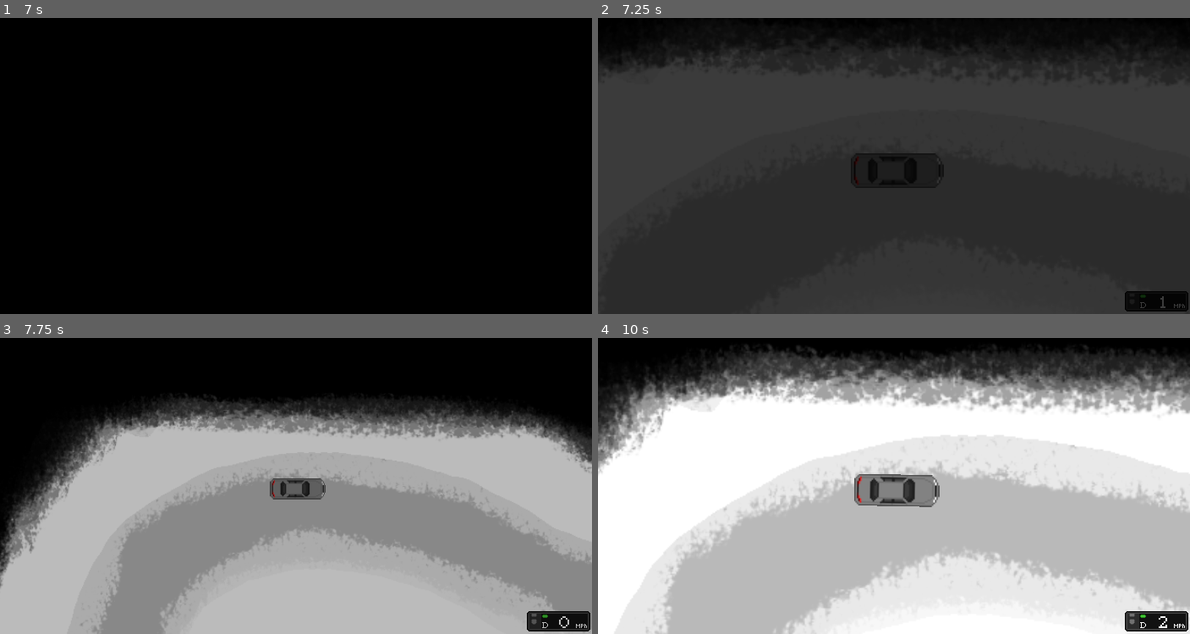
Above: before the commit, frames 1-4 (two rows, left to right).
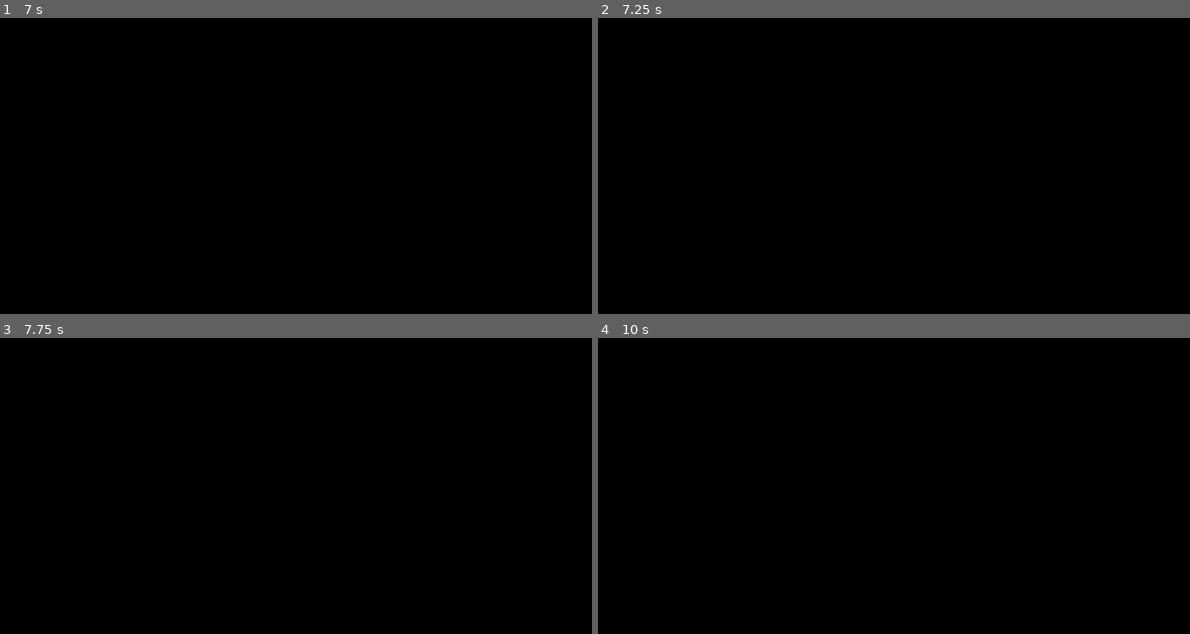
Above: after the commit, the same moments.

Repository: phc-s/artyc
Game: Godot game, scene res://Menu/Desktop/Menu.tscn
The game is run twice, just before and just after one commit, with the same random seed, the same clock (stepped at 60 frames per second) and the same inputs. Before the commit the project starts from res://Menu/Menu.tscn.
Inputs:
- Up to frame 1 (7 s): hold D (right) 0.53-1.28 s; hold C (toggle_camera_mode) 0.53-1.28 s; tap Enter at 1.25, 2.75, 4.25 s; hold S (down) 1.28-2.03 s; tap = (zoom_in) at 1.35, 5.85 s; tap Space at 2, 3.5, 5 s; hold D (right) 2.03-2.78 s; hold - (zoom_out) 2.03-2.78 s; hold W (up) 2.78-3.53 s; tap C (toggle_camera_mode) at 2.85 s; hold = (zoom_in) 3.53-4.28 s; hold A (left) 3.53-5.03 s; tap - (zoom_out) at 4.35 s; hold S (down) 5.03-5.78 s; hold C (toggle_camera_mode) 5.03-5.78 s; hold D (right) 5.78-6.53 s; hold W (up) from 6.53 s (still down); hold - (zoom_out) from 6.53 s (still down)
- Up to frame 2 (7.25 s): keep holding W (up); keep holding - (zoom_out)
- Up to frame 3 (7.75 s): release W (up) at 7.28 s; release - (zoom_out) at 7.28 s; hold D (right) from 7.28 s (still down); tap C (toggle_camera_mode) at 7.35 s
- Up to frame 4 (10 s): release D (right) at 8.03 s; hold S (down) 8.03-8.78 s; hold = (zoom_in) 8.03-8.78 s; hold A (left) 8.78-9.53 s; tap - (zoom_out) at 8.85 s; hold W (up) from 9.53 s (still down); hold C (toggle_camera_mode) from 9.53 s (still down)

Frame 1 is identical in both runs. In frame 2, 87% of the frame differs, in the area x 0-100%, y 6-100%; in frame 3, 72%; in frame 4, 92%, in the area x 0-100%, y 2-100%.

Commit message:
Preparing folders to make a Android Build!

Diff:
--- /dev/null
+++ b/Game/Mobile/Game.tscn
@@ -0,0 +1,3 @@
+[gd_scene format=3 uid="uid://bgmn6ohsq24an"]
+
+[node name="Game" type="Node2D" unique_id=1002585982]
--- a/Menu/Menu.tscn
+++ b/Menu/Desktop/Menu.tscn
@@ -1,13 +1,13 @@
 [gd_scene format=3 uid="uid://t1a4euxo80v5"]
 
-[ext_resource type="Script" uid="uid://cw4ane11f4n27" path="res://Menu/Script/Boot.gd" id="1_w32jx"]
-[ext_resource type="FontFile" uid="uid://bkq4h07qldwck" path="res://System/Cairopixel.ttf" id="2_0cyjp"]
-[ext_resource type="Texture2D" uid="uid://mnx0tsmfi3e7" path="res://Menu/Asset/Logotype.svg" id="3_m87qx"]
-[ext_resource type="Texture2D" uid="uid://6hrmve65lo0w" path="res://Menu/Asset/Arctic.png" id="4_3c4i7"]
-[ext_resource type="Texture2D" uid="uid://c7p1pmhgjki0w" path="res://Menu/Asset/Background.svg" id="5_fipr7"]
+[ext_resource type="Script" uid="uid://cw4ane11f4n27" path="res://Menu/Script/Boot.gd" id="1_ood0v"]
+[ext_resource type="FontFile" uid="uid://bkq4h07qldwck" path="res://System/Cairopixel.ttf" id="2_2fine"]
+[ext_resource type="Texture2D" uid="uid://mnx0tsmfi3e7" path="res://Menu/Asset/Logotype.svg" id="3_nx2qw"]
+[ext_resource type="Texture2D" uid="uid://6hrmve65lo0w" path="res://Menu/Asset/Arctic.png" id="4_u4u8j"]
+[ext_resource type="Texture2D" uid="uid://c7p1pmhgjki0w" path="res://Menu/Asset/Background.svg" id="5_dhfb5"]
 
-[node name="Node2D" type="Node2D" unique_id=793215572 node_paths=PackedStringArray("BG")]
-script = ExtResource("1_w32jx")
+[node name="Menu" type="Node2D" unique_id=793215572 node_paths=PackedStringArray("BG")]
+script = ExtResource("1_ood0v")
 BG = NodePath("CANVASLAYER/CONTROL/BG_BLACK")
 
 [node name="CANVASLAYER" type="CanvasLayer" parent="." unique_id=1016943398]
--- /dev/null
+++ b/Menu/Mobile/Menu.tscn
@@ -0,0 +1,3 @@
+[gd_scene format=3 uid="uid://c86r344k5qpsa"]
+
+[node name="Menu" type="Node2D" unique_id=958853139]
--- a/project.godot
+++ b/project.godot
@@ -88,4 +88,5 @@
 rendering_device/driver.windows="d3d12"
 renderer/rendering_method="gl_compatibility"
 renderer/rendering_method.mobile="gl_compatibility"
+textures/vram_compression/import_etc2_astc=true
 environment/defaults/default_clear_color=Color(0, 0, 0, 1)
Renamed: Game/Game.tscn -> Game/Desktop/Game.tscn
Not shown: 6 places in Menu/Desktop/Menu.tscn that only renumber resources
Not shown, changed: export_presets.cfg
